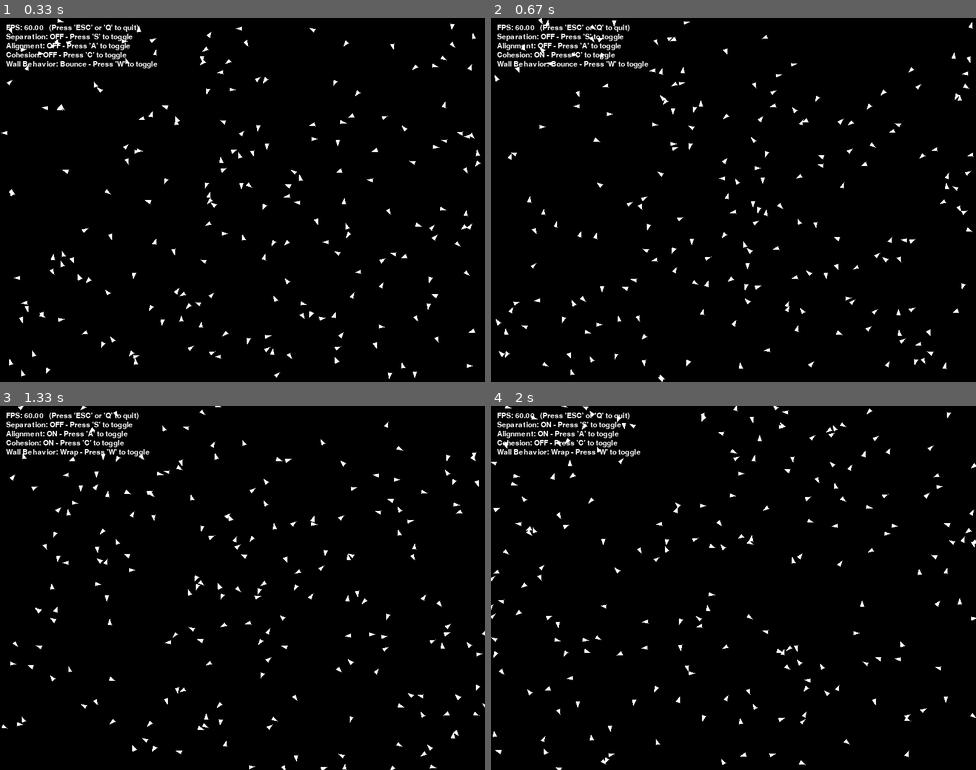
Above: before the commit, frames 1-4 (two rows, left to right).
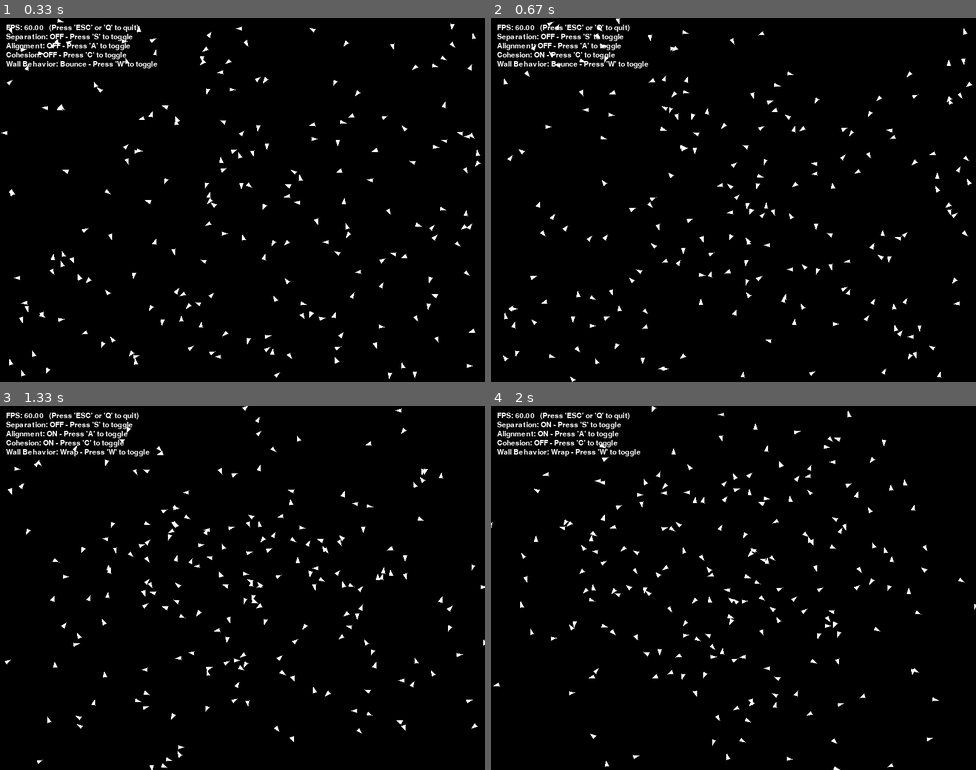
Above: after the commit, the same moments.

Repository: saimaziz1214/lab8-Pygame_Square
Game: pygame game, started from boids_exam.py
The game is run twice, just before and just after one commit, with the same random seed, the same clock (stepped at 60 frames per second) and the same inputs.
Inputs:
- Up to frame 1 (0.33 s): no input
- Up to frame 2 (0.67 s): tap C at 0.33 s
- Up to frame 3 (1.33 s): hold W 0.67-1.13 s; hold A from 1.17 s (still down)
- Up to frame 4 (2 s): release A at 1.7 s; hold S from 1.73 s (still down); tap C at 1.88 s

Frame 1 is identical in both runs. In frame 2, 2.9% of the frame differs, in the area x 0-100%, y 0-100%; in frame 3, 2.9%; in frame 4, 3.0%.

Commit message:
exam: q15 - boids: s.a.c. test analysis

Diff:
--- a/boids_exam.py
+++ b/boids_exam.py
@@ -53,22 +53,28 @@
 
     # TODO: Implement speed clamping to ensure boids don't exceed max speed
     def _clampSpeed(self) -> None:
-        pass
+        current_speed: float = math.hypot(self.vx, self.vy)
+        if current_speed == 0:
+            return
+        # Clamp speed between min and max, then rescale vx/vy
+        clamped: float = max(config.BOID_SPEED_MIN, min(current_speed, config.BOID_SPEED_MAX))
+        scale: float = clamped / current_speed
+        self.vx *= scale
+        self.vy *= scale
 
     # TODO: Implement Screen Wrapping
     # Screen wrapping: if a boid goes off one edge of the screen,
     # it should reappear on the opposite edge
     def _screen_wrap(self) -> None:
         # If boid exits one edge, reappear on the opposite edge
-     if self.x < 0:
-        self.x = float(config.WIDTH)
-     elif self.x > config.WIDTH:
-        self.x = 0.0
-     if self.y < 0:
-        self.y = float(config.HEIGHT)
-     elif self.y > config.HEIGHT:
-        self.y = 0.0
-
+        if self.x < 0:
+            self.x = float(config.WIDTH)
+        elif self.x > config.WIDTH:
+            self.x = 0.0
+        if self.y < 0:
+            self.y = float(config.HEIGHT)
+        elif self.y > config.HEIGHT:
+            self.y = 0.0
 
     # Default wall behavior is bounce: if a boid hits the edge of the screen,
     # it should bounce back in the opposite direction
@@ -83,15 +89,14 @@
     # TODO: Implement Random Steering of the velocity vector to create more natural movement
     def _random_steer(self, spread: float = 0.2) -> None:
         # # Randomly steer a bit to create more natural movement
-        # Randomly steer a bit to create more natural movement
-    # Angle-based: get current heading, add small random delta, rebuild vx/vy
-    # This preserves speed magnitude exactly (no jittering of vx/vy directly)
-     current_angle: float = math.atan2(self.vy, self.vx)  # BE CAREFUL: (y, x) order
-     delta: float = random.uniform(-spread, spread)
-     new_angle: float = current_angle + delta
-     current_speed: float = math.hypot(self.vx, self.vy)
-     self.vx = current_speed * math.cos(new_angle)
-     self.vy = current_speed * math.sin(new_angle)
+        # Angle-based: get current heading, add small random delta, rebuild vx/vy
+        # This preserves speed magnitude exactly (no jittering of vx/vy directly)
+        current_angle: float = math.atan2(self.vy, self.vx)  # BE CAREFUL: (y, x) order
+        delta: float = random.uniform(-spread, spread)
+        new_angle: float = current_angle + delta
+        current_speed: float = math.hypot(self.vx, self.vy)
+        self.vx = current_speed * math.cos(new_angle)
+        self.vy = current_speed * math.sin(new_angle)
 
 
     # TODO: Implement the three main boid behaviors: separation, alignment, and cohesion
@@ -102,26 +107,26 @@
     # inversely proportional to the distance.
     # Then sum these vectors to get the overall separation steering force.
     def _separation(self, boids: List['Boid']) -> pygame.Vector2:
-     steer: pygame.Vector2 = pygame.Vector2(0, 0)
-     count: int = 0
-
-     for other in boids:
-        if other is self:
-            continue
-        dx: float = self.x - other.x
-        dy: float = self.y - other.y
-        dist: float = math.hypot(dx, dy)
-        # Only consider boids within SEPARATION_DISTANCE
-        if 0 < dist < config.SEPARATION_DISTANCE:
-            # Closer boids push harder: weight inversely by distance squared
-            steer += pygame.Vector2(dx, dy) / (dist * dist)
-            count += 1
-
-    # Normalise: only direction matters, strength applied in update()
-     if count > 0 and steer.length() > 0:
-        steer = steer.normalize()
-
-     return steer
+        steer: pygame.Vector2 = pygame.Vector2(0, 0)
+        count: int = 0
+
+        for other in boids:
+            if other is self:
+                continue
+            dx: float = self.x - other.x
+            dy: float = self.y - other.y
+            dist: float = math.hypot(dx, dy)
+            # Only consider boids within SEPARATION_DISTANCE
+            if 0 < dist < config.SEPARATION_DISTANCE:
+                # Closer boids push harder: weight inversely by distance squared
+                steer += pygame.Vector2(dx, dy) / (dist * dist)
+                count += 1
+
+        # Normalise: only direction matters, strength applied in update()
+        if count > 0 and steer.length() > 0:
+            steer = steer.normalize()
+
+        return steer
 
     # Alignment: steer toward the average direction of nearby boids:
     # _alignment returns a vector pointing in the average direction of nearby boids
@@ -129,30 +134,30 @@
     # Then divide by the number of nearby boids to get the average velocity,
     # and subtract the current boid's velocity to get the alignment steering force.
     def _alignment(self, boids: List['Boid']) -> pygame.Vector2:
-     steer: pygame.Vector2 = pygame.Vector2(0, 0)
-     avg_vel: pygame.Vector2 = pygame.Vector2(0, 0)
-     count: int = 0
-
-     for other in boids:
-        if other is self:
-            continue
-        dx: float = self.x - other.x
-        dy: float = self.y - other.y
-        dist: float = math.hypot(dx, dy)
-        # Only consider boids within ALIGNMENT_DISTANCE
-        if dist < config.ALIGNMENT_DISTANCE:
-            avg_vel += pygame.Vector2(other.vx, other.vy)
-            count += 1
-
-     if count > 0:
-        # Get average velocity of neighbors
-        avg_vel /= count
-        # Steer = desired average direction minus current velocity
-        steer = avg_vel - pygame.Vector2(self.vx, self.vy)
-        if steer.length() > 0:
-            steer = steer.normalize()
-
-     return steer
+        steer: pygame.Vector2 = pygame.Vector2(0, 0)
+        avg_vel: pygame.Vector2 = pygame.Vector2(0, 0)
+        count: int = 0
+
+        for other in boids:
+            if other is self:
+                continue
+            dx: float = self.x - other.x
+            dy: float = self.y - other.y
+            dist: float = math.hypot(dx, dy)
+            # Only consider boids within ALIGNMENT_DISTANCE
+            if dist < config.ALIGNMENT_DISTANCE:
+                avg_vel += pygame.Vector2(other.vx, other.vy)
+                count += 1
+
+        if count > 0:
+            # Get average velocity of neighbors
+            avg_vel /= count
+            # Steer = desired average direction minus current velocity
+            steer = avg_vel - pygame.Vector2(self.vx, self.vy)
+            if steer.length() > 0:
+                steer = steer.normalize()
+
+        return steer
 
     # Cohesion: steer toward the average position of nearby boids:
     # _cohesion returns a vector pointing toward the average position of nearby boids
@@ -160,30 +165,30 @@
     # Then divide by the number of nearby boids to get the average position,
     # and subtract the current boid's position to get the cohesion steering force.
     def _cohesion(self, boids: List['Boid']) -> pygame.Vector2:
-     steer: pygame.Vector2 = pygame.Vector2(0, 0)
-     center: pygame.Vector2 = pygame.Vector2(0, 0)
-     count: int = 0
-
-     for other in boids:
-        if other is self:
-            continue
-        dx: float = self.x - other.x
-        dy: float = self.y - other.y
-        dist: float = math.hypot(dx, dy)
-        # Only consider boids within COHESION_DISTANCE
-        if dist < config.COHESION_DISTANCE:
-            center += pygame.Vector2(other.x, other.y)
-            count += 1
-
-     if count > 0:
-        # Get center of mass of neighbors
-        center /= count
-        # Steer toward the center of mass
-        steer = center - pygame.Vector2(self.x, self.y)
-        if steer.length() > 0:
-            steer = steer.normalize()
-
-     return steer
+        steer: pygame.Vector2 = pygame.Vector2(0, 0)
+        center: pygame.Vector2 = pygame.Vector2(0, 0)
+        count: int = 0
+
+        for other in boids:
+            if other is self:
+                continue
+            dx: float = self.x - other.x
+            dy: float = self.y - other.y
+            dist: float = math.hypot(dx, dy)
+            # Only consider boids within COHESION_DISTANCE
+            if dist < config.COHESION_DISTANCE:
+                center += pygame.Vector2(other.x, other.y)
+                count += 1
+
+        if count > 0:
+            # Get center of mass of neighbors
+            center /= count
+            # Steer toward the center of mass
+            steer = center - pygame.Vector2(self.x, self.y)
+            if steer.length() > 0:
+                steer = steer.normalize()
+
+        return steer
 
 
     # TODO: Use _random_steer, _separation, _alignment and _cohesion in update()
@@ -199,7 +204,29 @@
         # and apply the corresponding steering forces to the boid's velocity
         # using the defined strengths (*_STEER_STRENGTH) for each behavior.
 
+        # Exercise 11: random steering for natural movement
         self._random_steer()
+
+        # Exercise 12: separation — avoid crowding
+        if config.SEPARATION_ON:
+            sep: pygame.Vector2 = self._separation(boids)
+            self.vx += sep.x * config.SEPARATION_STEER_STRENGTH
+            self.vy += sep.y * config.SEPARATION_STEER_STRENGTH
+
+        # Exercise 13: alignment — match neighbors' heading
+        if config.ALIGNEMENT_ON:
+            ali: pygame.Vector2 = self._alignment(boids)
+            self.vx += ali.x * config.ALIGNEMENT_STEER_STRENGTH
+            self.vy += ali.y * config.ALIGNEMENT_STEER_STRENGTH
+
+        # Exercise 14: cohesion — move toward neighbors' center of mass
+        if config.COHESION_ON:
+            coh: pygame.Vector2 = self._cohesion(boids)
+            self.vx += coh.x * config.COHESION_STEER_STRENGTH
+            self.vy += coh.y * config.COHESION_STEER_STRENGTH
+
+        # Clamp speed so steering forces don't send boids flying
+        self._clampSpeed()
 
         # Update the boid's position based on its velocity.
         self.x += self.vx * dt_seconds
--- a/main.py
+++ b/main.py
@@ -67,7 +67,6 @@
         for _ in range(count):
             result.append(make_square(size))
     return result
-
 
 # Exercise 2: same-size respawn
 def respawn(sq: dict) -> None:
Not shown, changed: MY_EXAM.md
